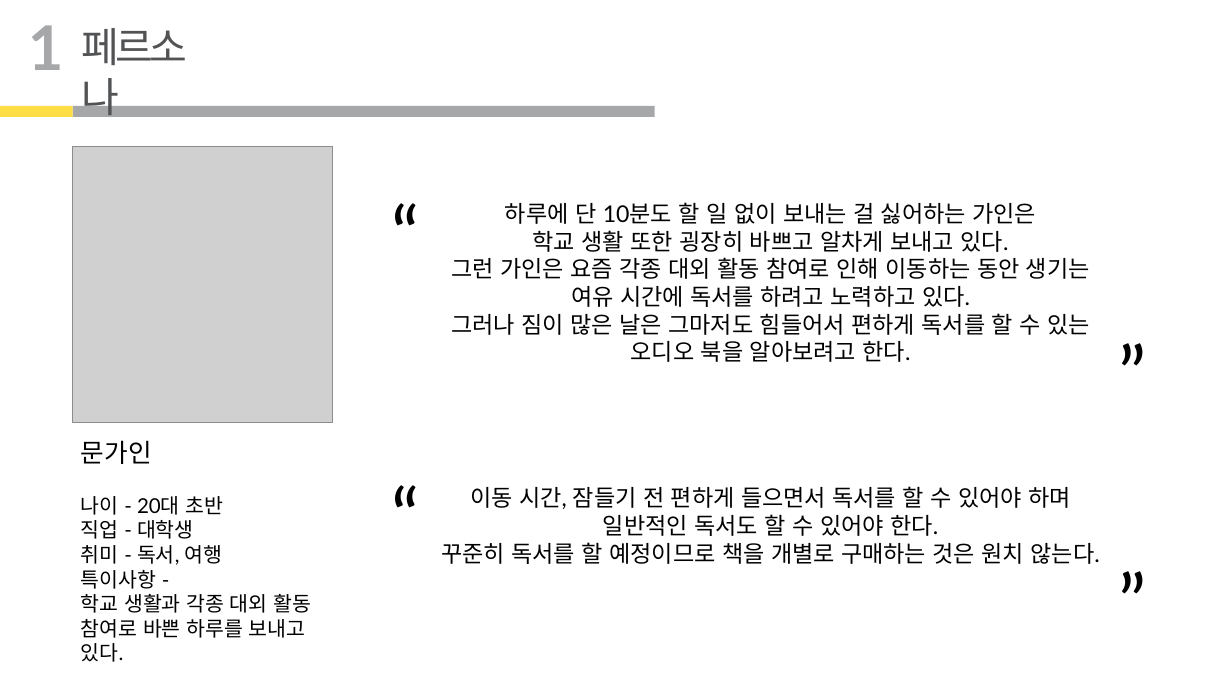
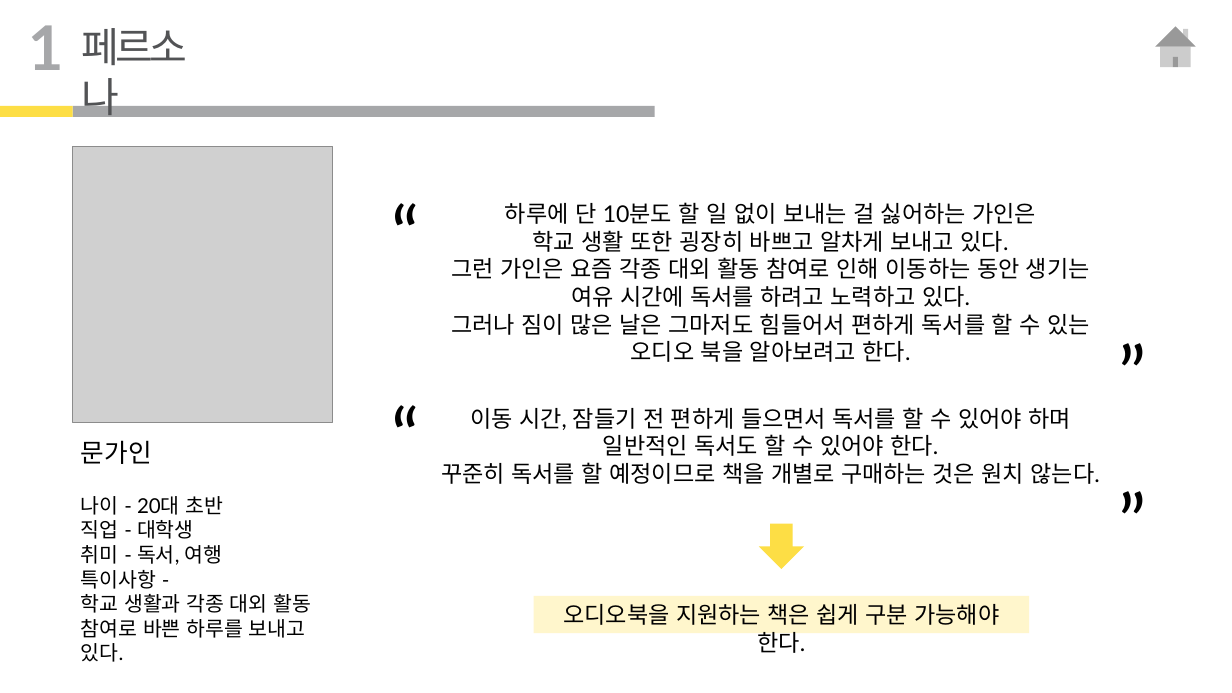
Before and after one commit to dhekdo/project_4, a slide deck: slide 9 of project_4.pptx. Drawn at 1232x693 pixels with LibreOffice and Linux fonts; fonts in the diff are those of the drawing; grey boxes stand for pictures. Boxes give left, top, right and bottom in pixels: in the first picture for what was removed or moved away, otherwise in the second. Text is boxed around its words. In the diff, an @@ line names an element or a change of style, - is before the commit and + after.

```diff
--- a/project_4.pptx
+++ b/project_4.pptx
@@ action button home added at (x1=1149, y1=18, x2=1203, y2=76), fill #FFFFFF @@
@@ 3 texts moved together from (x1=382, y1=463, x2=1166, y2=652) to (x1=382, y1=384, x2=1166, y2=572) @@
@@ down arrow added at (x1=759, y1=524, x2=804, y2=569), fill #FDDE45 @@
@@ rectangle added at (x1=534, y1=596, x2=1030, y2=633), fill #FFF6CC, 18 pt, text #000000 @@
+오디오북을 지원하는 책은 쉽게 구분 가능해야 한다.
```
Also in this commit, not shown: 11 other slides changed, 5 other files.
